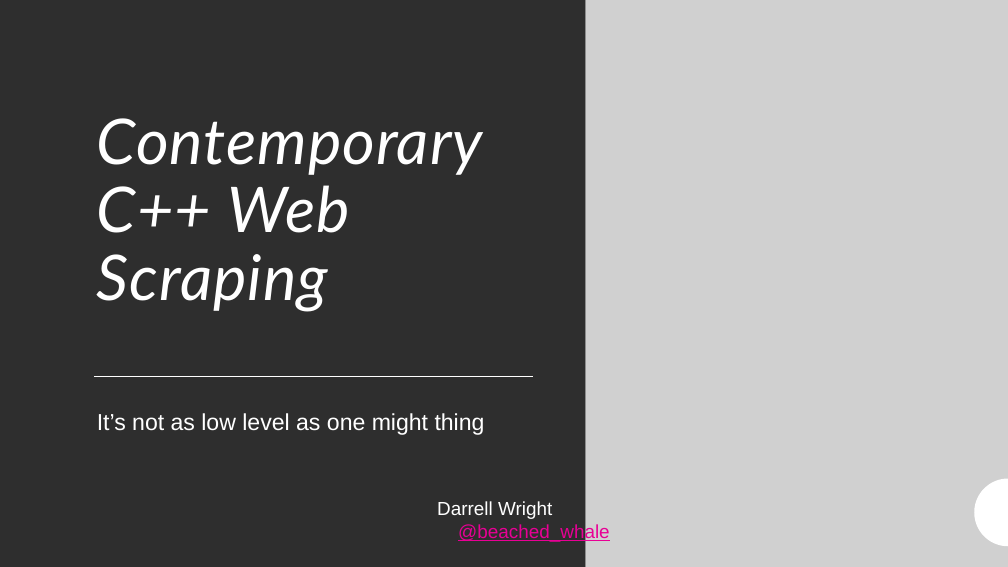
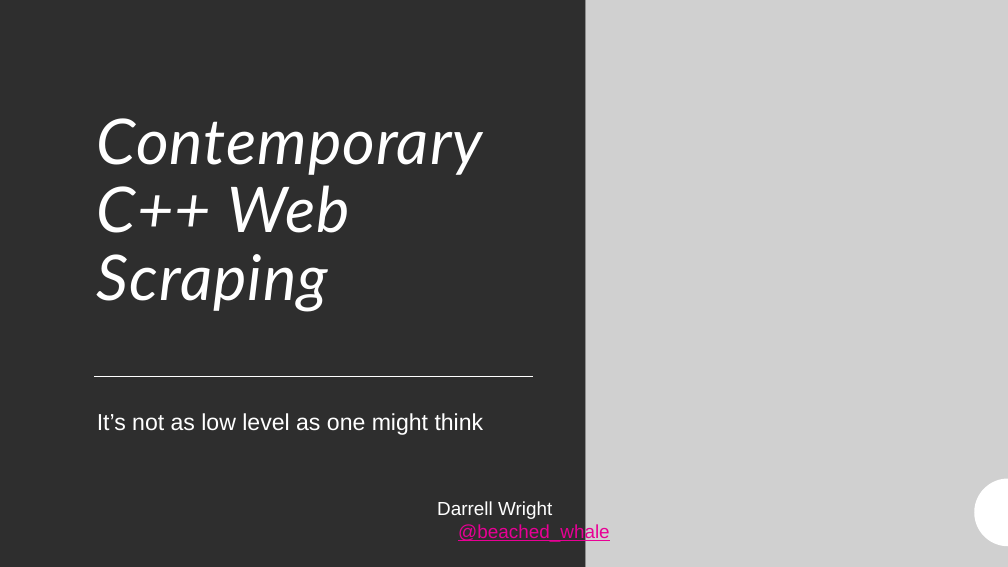
Before and after one commit to beached/denver_cug_web_scraping, a slide deck: slide 1 of Slides.pptx. Drawn at 1008x567 pixels with LibreOffice and Linux fonts; fonts in the diff are those of the drawing; grey boxes stand for pictures; background and template pictures are left out. Boxes give left, top, right and bottom in pixels: in the first picture for what was removed or moved away, otherwise in the second. Text is boxed around its words. In the diff, an @@ line names an element or a change of style, - is before the commit and + after.

```diff
--- a/Slides.pptx
+++ b/Slides.pptx
@@ subtitle at (97, 413, 484, 435): text changed @@
-It’s not as low level as one might thing
+It’s not as low level as one might think
```
Also in this commit, not shown: 1 other file.
